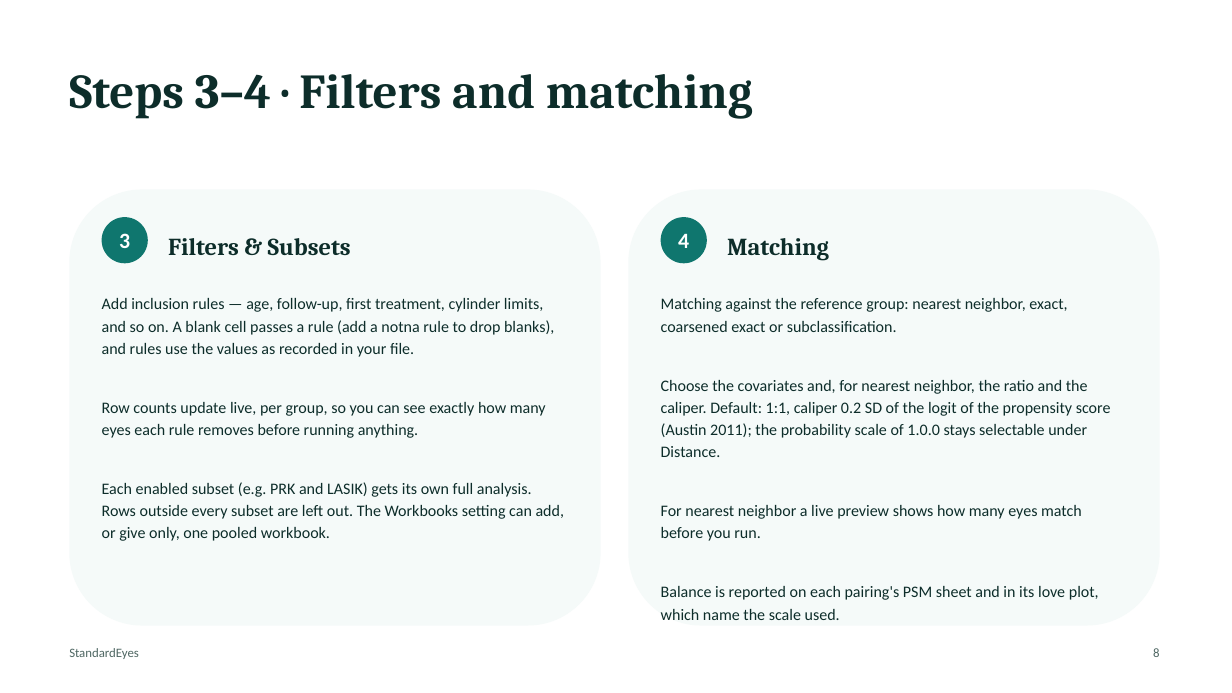
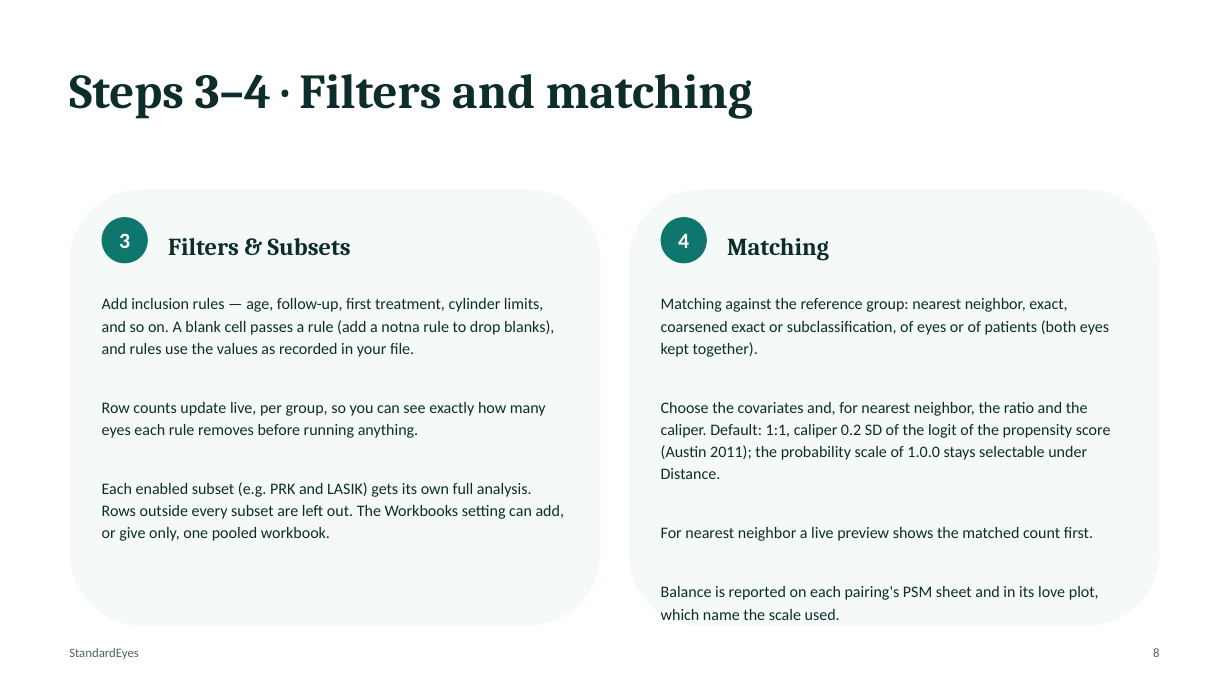
Before and after one commit to StandardEyes/standardeyes.github.io, a slide deck: slide 8 of User Manual - StandardEyes.pptx. Drawn at 1232x693 pixels with LibreOffice and Linux fonts; fonts in the diff are those of the drawing. Boxes give left, top, right and bottom in pixels: in the first picture for what was removed or moved away, otherwise in the second. Text is boxed around its words. In the diff, an @@ line names an element or a change of style, - is before the commit and + after.

```diff
--- a/User Manual - StandardEyes.pptx
+++ b/User Manual - StandardEyes.pptx
@@ text at (661, 298, 1109, 357): text changed @@
-Matching against the reference group: nearest neighbor, exact, coarsened exact or subclassification.
+Matching against the reference group: nearest neighbor, exact, coarsened exact or subclassification, of eyes or of patients (both eyes kept together).
@@ text at (661, 527, 1093, 541): text changed @@
-For nearest neighbor a live preview shows how many eyes match before you run.
+For nearest neighbor a live preview shows the matched count first.
```
Also in this commit, not shown: 4 other slides changed, 42 other files.
